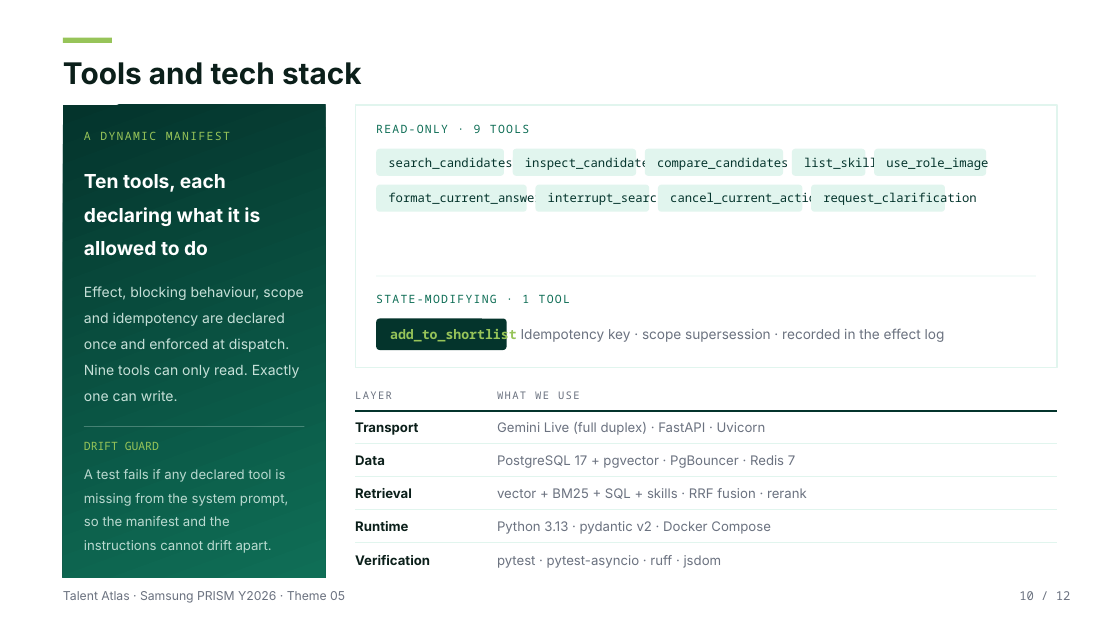
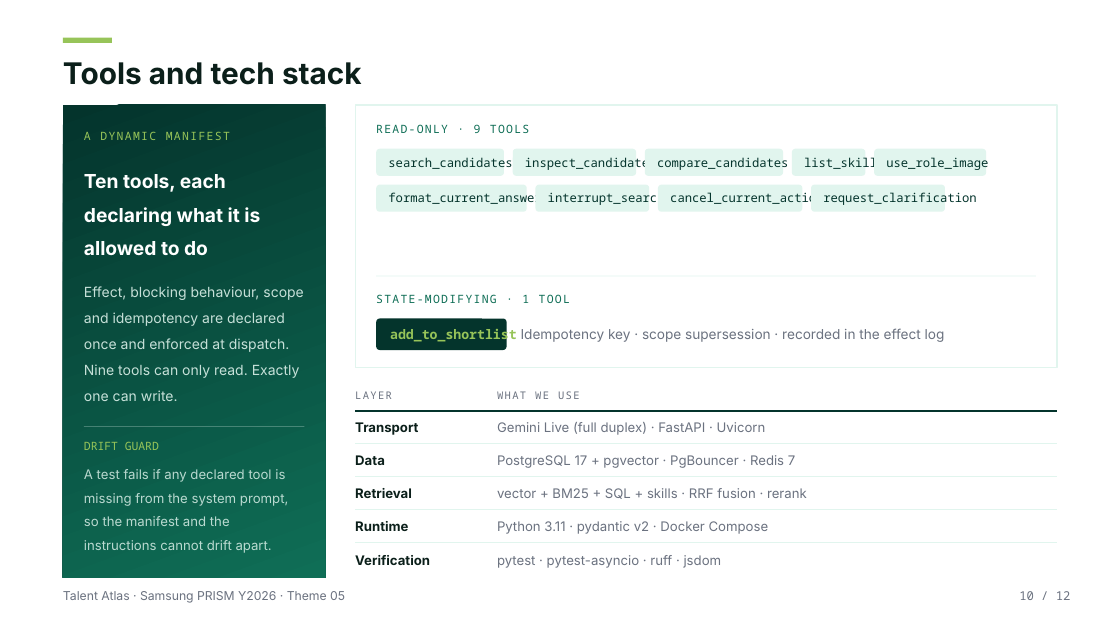
Before and after one commit to pylrn/talent-atlas-realtime-agent, a slide deck: slide 10 of docs/hackathon/submission/CollegeName_TeamName_Submission_ppt/CollegeName_TeamName_Submission_ppt.pptx. Drawn at 1120x630 pixels with LibreOffice and Linux fonts; fonts in the diff are those of the drawing. Boxes give left, top, right and bottom in pixels: in the first picture for what was removed or moved away, otherwise in the second. Text is boxed around its words. In the diff, an @@ line names an element or a change of style, - is before the commit and + after.

```diff
--- a/docs/hackathon/submission/CollegeName_TeamName_Submission_ppt/CollegeName_TeamName_Submission_ppt.pptx
+++ b/docs/hackathon/submission/CollegeName_TeamName_Submission_ppt/CollegeName_TeamName_Submission_ppt.pptx
@@ text at (497, 521, 769, 534): text changed @@
-Python 3.13 · pydantic v2 · Docker Compose
+Python 3.11 · pydantic v2 · Docker Compose
```
Also in this commit, not shown: 1 other slide changed, 44 other files.
